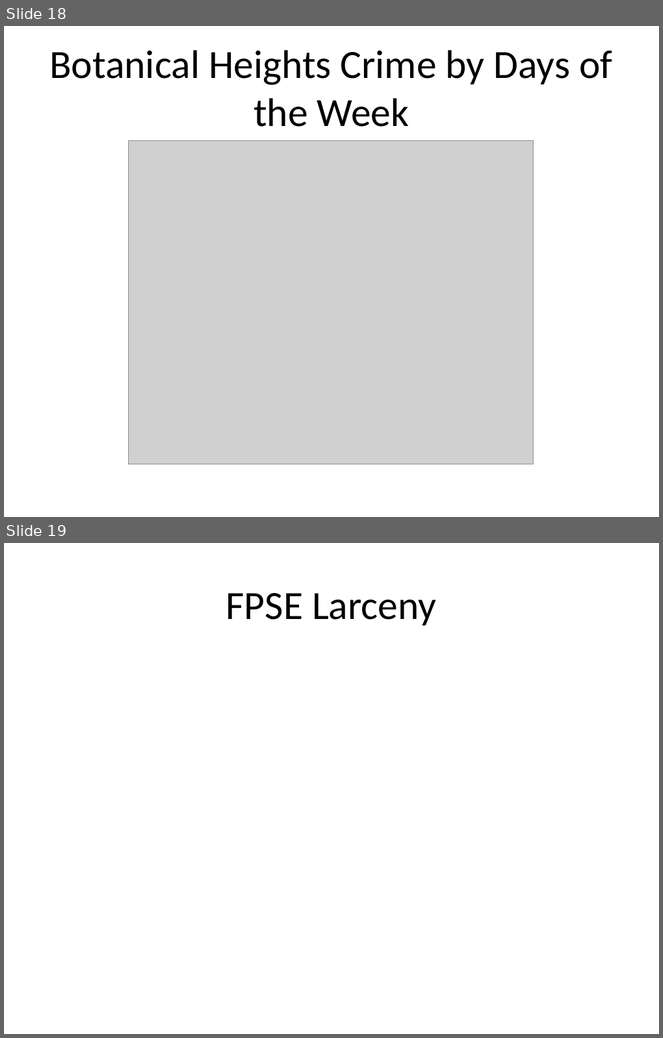
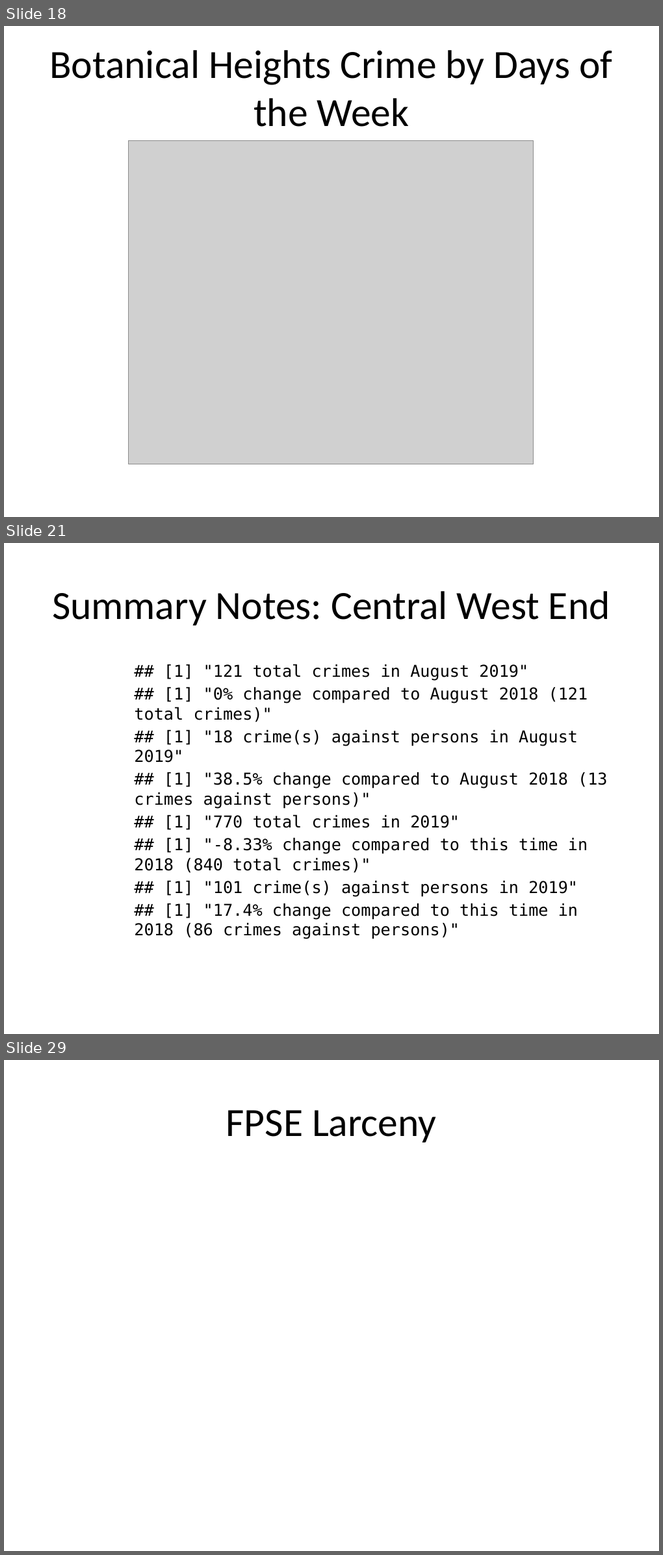
Before and after one commit to wumcrc/r-crime-mapping, a slide deck: src/notebooks/fpse-presentation.pptx. Shown one above the other, each under a label of ours: slides 18 and 19 before the commit, slides 18, 21 and 29 after it; the slides between them are not shown. The pictures are 663x1038 and 663x1555 pixels, drawn with LibreOffice and Linux fonts; fonts in the diff are those of the drawing; grey boxes stand for pictures. Boxes give left, top, right and bottom in pixels: in the first picture for what was removed or moved away, otherwise in the second. Text is boxed around its words. In the diff, an @@ line names an element or a change of style, - is before the commit and + after.

Commit message:
added shapefiles for med campus crimes in 2018 and 2019

```diff
--- a/src/notebooks/fpse-presentation.pptx
+++ b/src/notebooks/fpse-presentation.pptx
@@ slide 21 added at [4, 543, 659, 1034], background #FFFFFF @@
@@ title added at [52, 591, 610, 626], 44 pt, text #000000 @@
+Summary Notes: Central West End
@@ text added at [134, 664, 608, 939], 18 pt, text #000000 @@
+## [1] "121 total crimes in August 2019"
+## [1] "0% change compared to August 2018 (121 total crimes)"
+## [1] "18 crime(s) against persons in August 2019"
+## [1] "38.5% change compared to August 2018 (13 crimes against persons)"
+## [1] "770 total crimes in 2019"
+## [1] "-8.33% change compared to this time in 2018 (840 total crimes)"
+## [1] "101 crime(s) against persons in 2019"
+## [1] "17.4% change compared to this time in 2018 (86 crimes against persons)"
@@ what was slide 19 is now slide 29 @@
```
Also in this commit, not shown: 1 slide changed, 9 other slides added, 29 other files.
